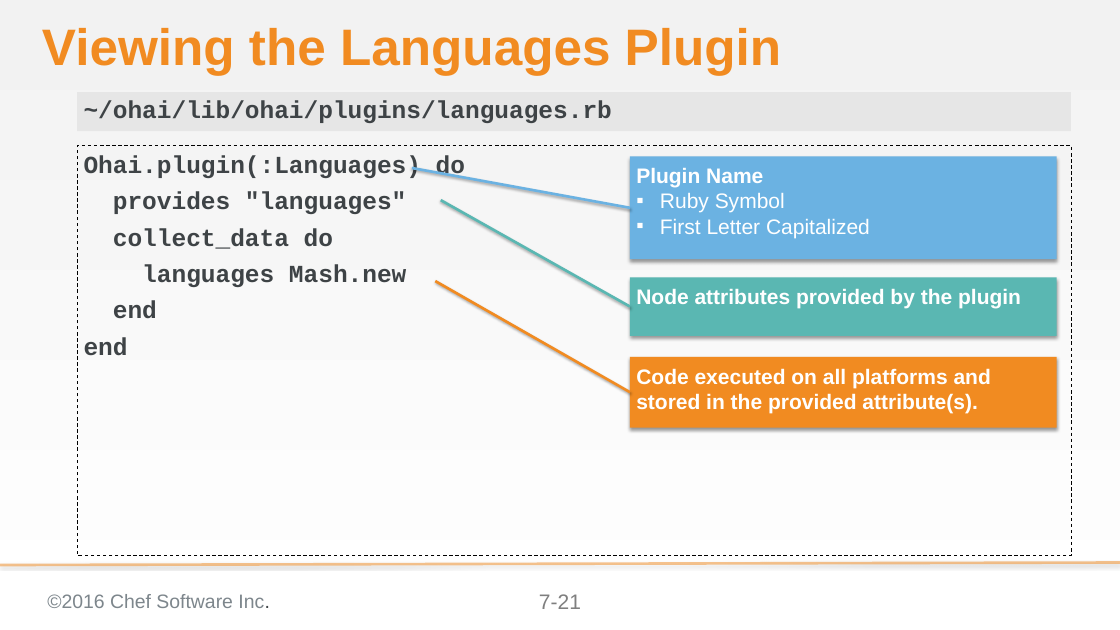
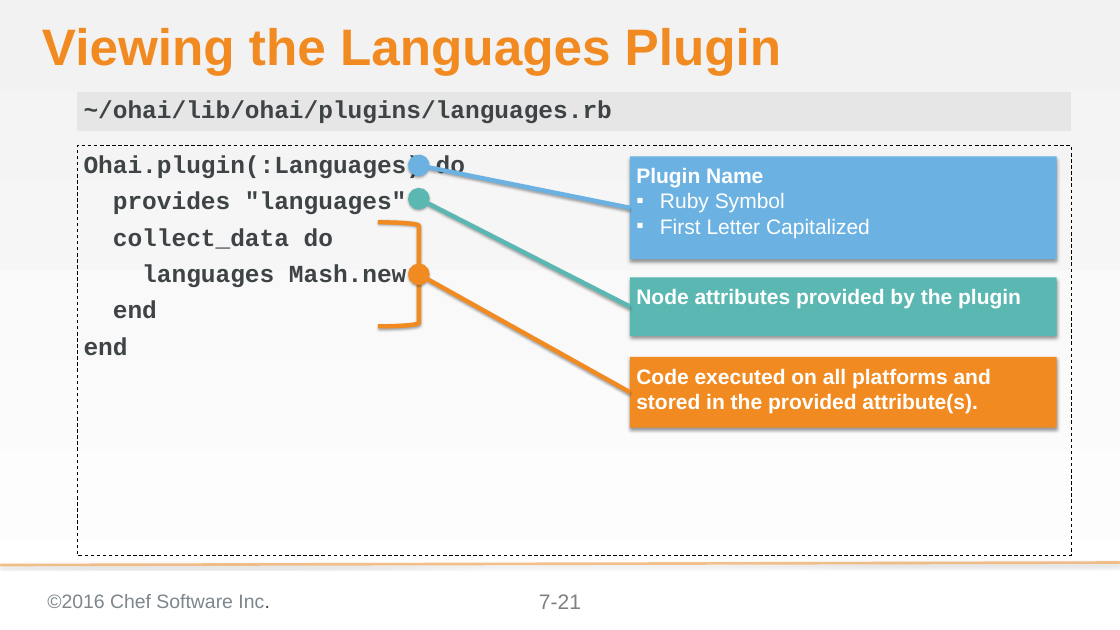
Before and after one commit to chef-training/extending_cookbooks, a slide deck: slide 21 of 07-ohai_plugins.pptx. Drawn at 1120x630 pixels with LibreOffice and Linux fonts; fonts in the diff are those of the drawing; background and template pictures are left out. Boxes give left, top, right and bottom in pixels: in the first picture for what was removed or moved away, otherwise in the second. Text is boxed around its words. In the diff, an @@ line names an element or a change of style, - is before the commit and + after.

Commit message:
Updes to visual style
Previous version of powerpoint doesn't provide as much configuration.
Updated lines and callouts

```diff
--- a/07-ohai_plugins.pptx
+++ b/07-ohai_plugins.pptx
@@ line moved from (630, 208) - (412, 168) to (630, 208) - (419, 166) @@
@@ line (630, 208) - (419, 166): line to arrow; stroke #6BB2E2 3 pt to #6BB2E2 5 pt @@
@@ line moved from (630, 307) - (441, 200) to (630, 307) - (419, 198) @@
@@ line (630, 307) - (419, 198): line to arrow; stroke #5AB7B2 3 pt to #5AB7B2 5 pt @@
@@ right bracket added at [378,222,419,326], outline #F18B21 5 pt @@
@@ line moved from (630, 392) - (435, 281) to (630, 392) - (419, 274) @@
@@ line (630, 392) - (419, 274): line to arrow; stroke #F18B21 3 pt to #F18B21 5 pt @@
```
Also in this commit, not shown: 4 other slides changed.
